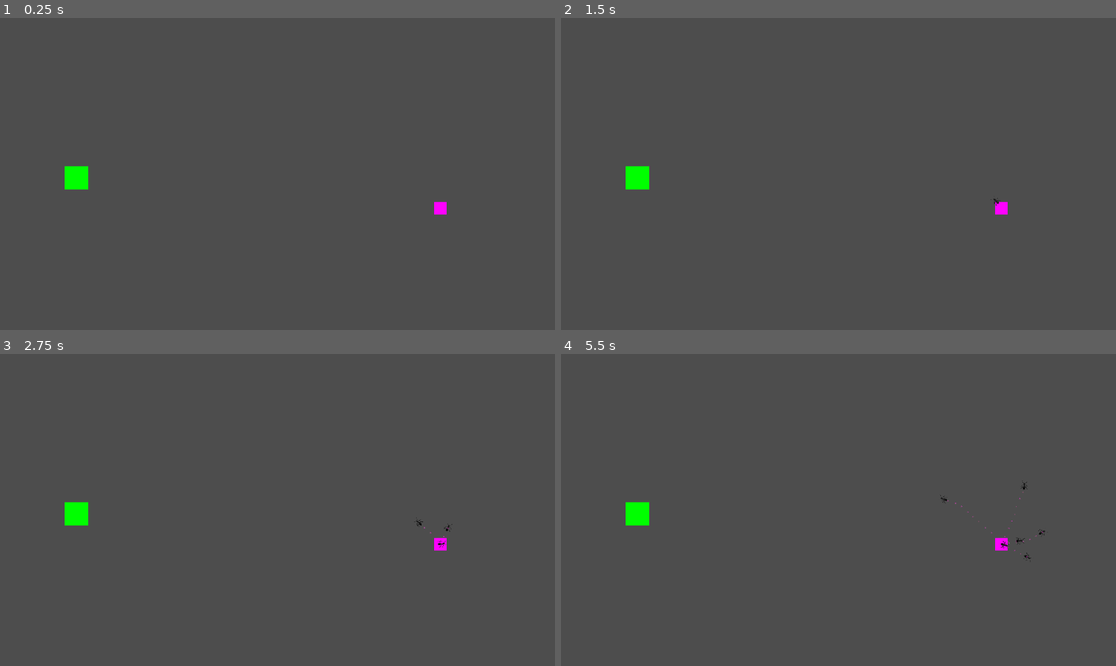
Above: before the commit, frames 1-4 (two rows, left to right).
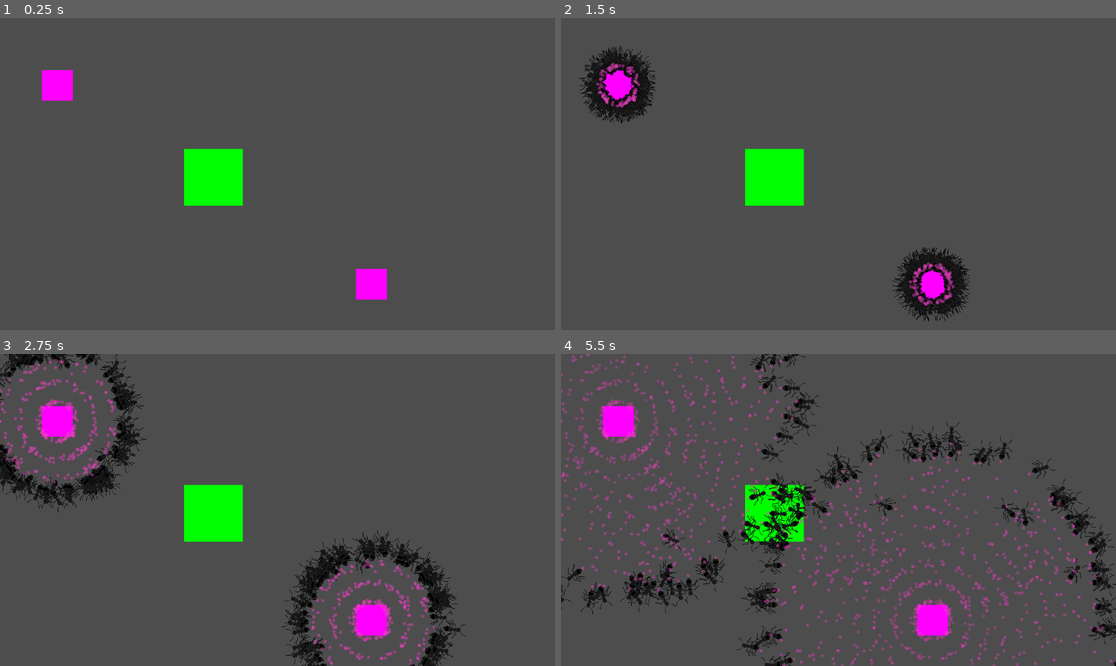
Above: after the commit, the same moments.

Repository: SylvanFranklin/ants
Game: Godot game, scene res://scenes/World.tscn
Two runs of this game, one before a commit and one after it. Both use one fixed random seed, a clock stepped at 60 frames per second and the inputs below.
Inputs:
- Up to frame 1 (0.25 s): no input
- Up to frame 2 (1.5 s): tap Enter at 0.5 s
- Up to frame 3 (2.75 s): no input
- Up to frame 4 (5.5 s): no input

The runs differ from the first frame. In frame 1, 3.5% of the frame differs, in the area x 7-81%, y 16-91%; in frame 2, 6.5%; in frame 3, 11%; in frame 4, 13%, in the area x 0-100%, y 0-100%.

Commit message:
wander mones

Diff:
--- /dev/null
+++ b/home.tscn
@@ -0,0 +1,23 @@
+[gd_scene load_steps=4 format=3 uid="uid://dw85u7eokh4jt"]
+
+[ext_resource type="Script" path="res://scripts/home.gd" id="1_3ya2u"]
+
+[sub_resource type="Gradient" id="Gradient_32lhk"]
+colors = PackedColorArray(1, 0, 1, 1, 1, 0, 1, 1)
+
+[sub_resource type="GradientTexture2D" id="GradientTexture2D_a5tj3"]
+gradient = SubResource("Gradient_32lhk")
+
+[node name="Home" type="Node2D"]
+
+[node name="Home" type="Sprite2D" parent="."]
+texture = SubResource("GradientTexture2D_a5tj3")
+script = ExtResource("1_3ya2u")
+
+[node name="spawner" type="Timer" parent="."]
+process_callback = 0
+wait_time = 0.863
+one_shot = true
+autostart = true
+
+[connection signal="timeout" from="spawner" to="Home" method="_on_spawner_timeout"]
--- a/scenes/World.tscn
+++ b/scenes/World.tscn
@@ -1,47 +1,58 @@
-[gd_scene load_steps=7 format=3 uid="uid://b4d55ku5nppw8"]
+[gd_scene load_steps=8 format=3 uid="uid://b4d55ku5nppw8"]
 
-[ext_resource type="Script" path="res://scripts/home.gd" id="2_f4nbc"]
 [ext_resource type="PackedScene" uid="uid://cig2p7pbgrkqt" path="res://food.tscn" id="2_peged"]
+[ext_resource type="PackedScene" uid="uid://dw85u7eokh4jt" path="res://home.tscn" id="3_u110x"]
 [ext_resource type="Script" path="res://scenes/world_boundry.gd" id="3_ww8lp"]
 
-[sub_resource type="Gradient" id="Gradient_32lhk"]
-colors = PackedColorArray(1, 0, 1, 1, 1, 0, 1, 1)
+[sub_resource type="Gradient" id="Gradient_qjr8r"]
+offsets = PackedFloat32Array(0.035, 0.98, 1)
+colors = PackedColorArray(1, 1, 1, 1, 0.0635776, 0.449459, 0.589842, 0.12549, 0.265868, 0.522716, 0.493748, 1)
 
-[sub_resource type="GradientTexture2D" id="GradientTexture2D_7g83o"]
-gradient = SubResource("Gradient_32lhk")
+[sub_resource type="FastNoiseLite" id="FastNoiseLite_bdaco"]
+noise_type = 4
+frequency = 0.0052
+fractal_type = 3
+fractal_gain = 10.0
+fractal_ping_pong_strength = 5.0
+domain_warp_enabled = true
+
+[sub_resource type="NoiseTexture2D" id="NoiseTexture2D_8iku8"]
+color_ramp = SubResource("Gradient_qjr8r")
+noise = SubResource("FastNoiseLite_bdaco")
 
 [sub_resource type="RectangleShape2D" id="RectangleShape2D_8eilv"]
 size = Vector2(2874, 1619.5)
 
 [node name="World" type="Node2D"]
+position = Vector2(-10, 0)
+
+[node name="Sprite2D" type="Sprite2D" parent="."]
+visible = false
+position = Vector2(575.5, 331)
+scale = Vector2(2.20117, 1.27344)
+texture = SubResource("NoiseTexture2D_8iku8")
 
 [node name="Camera2D" type="Camera2D" parent="."]
 position = Vector2(-1, -1)
 rotation = 3.14159
 scale = Vector2(257.519, 3480.4)
 anchor_mode = 0
-zoom = Vector2(0.4, 0.4)
 
 [node name="Food" parent="." instance=ExtResource("2_peged")]
-position = Vector2(398, 829)
+position = Vector2(444, 330)
 scale = Vector2(1.90613, 1.84253)
 
-[node name="Home" type="Sprite2D" parent="."]
-position = Vector2(2284, 986)
-texture = SubResource("GradientTexture2D_7g83o")
-script = ExtResource("2_f4nbc")
-
-[node name="spawner" type="Timer" parent="."]
-process_callback = 0
-wait_time = 0.863
-autostart = true
-
 [node name="WorldBoundry" type="Area2D" parent="."]
-position = Vector2(1103, 884)
+visible = false
+position = Vector2(1101, 884)
 script = ExtResource("3_ww8lp")
 
 [node name="CollisionShape2D" type="CollisionShape2D" parent="WorldBoundry"]
 position = Vector2(338, -72.75)
 shape = SubResource("RectangleShape2D_8eilv")
 
-[connection signal="timeout" from="spawner" to="Home" method="_on_timer_timeout"]
+[node name="Home4" parent="." instance=ExtResource("3_u110x")]
+position = Vector2(770, 552)
+
+[node name="Home2" parent="." instance=ExtResource("3_u110x")]
+position = Vector2(118, 139)
--- a/scenes/ant.gd
+++ b/scenes/ant.gd
@@ -5,6 +5,9 @@
 const MONE = preload("res://mone.tscn")
 const SCRAP = preload("res://scrap.tscn")
 @onready var world_boundry: Area2D = $WorldBoundry
+enum State {SEEKING, HOMING}
+var state: State = State.SEEKING;
+@onready var frame_animation: AnimatedSprite2D = $FrameAnimation
 
 func _ready():
 	velocity = direction.normalized() * SPEED
@@ -17,6 +20,14 @@
 	velocity = direction.normalized() * SPEED;
 	look_at(global_position + direction)
 	position += velocity * (randf() + 0.2)
+
+	if randi() % 100 == 0:
+		frame_animation.pause()
+
+	if randi() % 20 == 0:
+		frame_animation.play()
+
+
 	#var collision = move_and_collide(velocity * delta)
 	#if collision:
 		#velocity = velocity.bounce(collision.get_normal())
--- a/scenes/ant.tscn
+++ b/scenes/ant.tscn
@@ -458,11 +458,12 @@
 rotation = 1.57079
 sprite_frames = SubResource("SpriteFrames_gmg07")
 autoplay = "default"
-frame_progress = 0.348641
+frame_progress = 0.297715
 
 [node name="CollisionShape2D" type="CollisionShape2D" parent="."]
-position = Vector2(0, 21)
+position = Vector2(-25.0002, 15.0001)
 rotation = 0.00873558
+scale = Vector2(1.68438, -0.615147)
 shape = SubResource("CapsuleShape2D_cojho")
 
 [node name="MoneSquirter" type="Timer" parent="."]
--- a/scripts/home.gd
+++ b/scripts/home.gd
@@ -4,6 +4,7 @@
 
 func _ready() -> void:
 	pass
+
 
 func _process(delta: float) -> void:
 	pass
@@ -12,9 +13,8 @@
 	var ant = ANT.instantiate()
 	get_parent().add_child(ant)
 	ant.position = position
-	#ant.position += Vector2(1, 1)
 
-func _on_timer_timeout() -> void:
-	if counter < 20:
-		counter += 1
+
+func _on_spawner_timeout() -> void:
+	for i in range(100):
 		spawn_ant()
